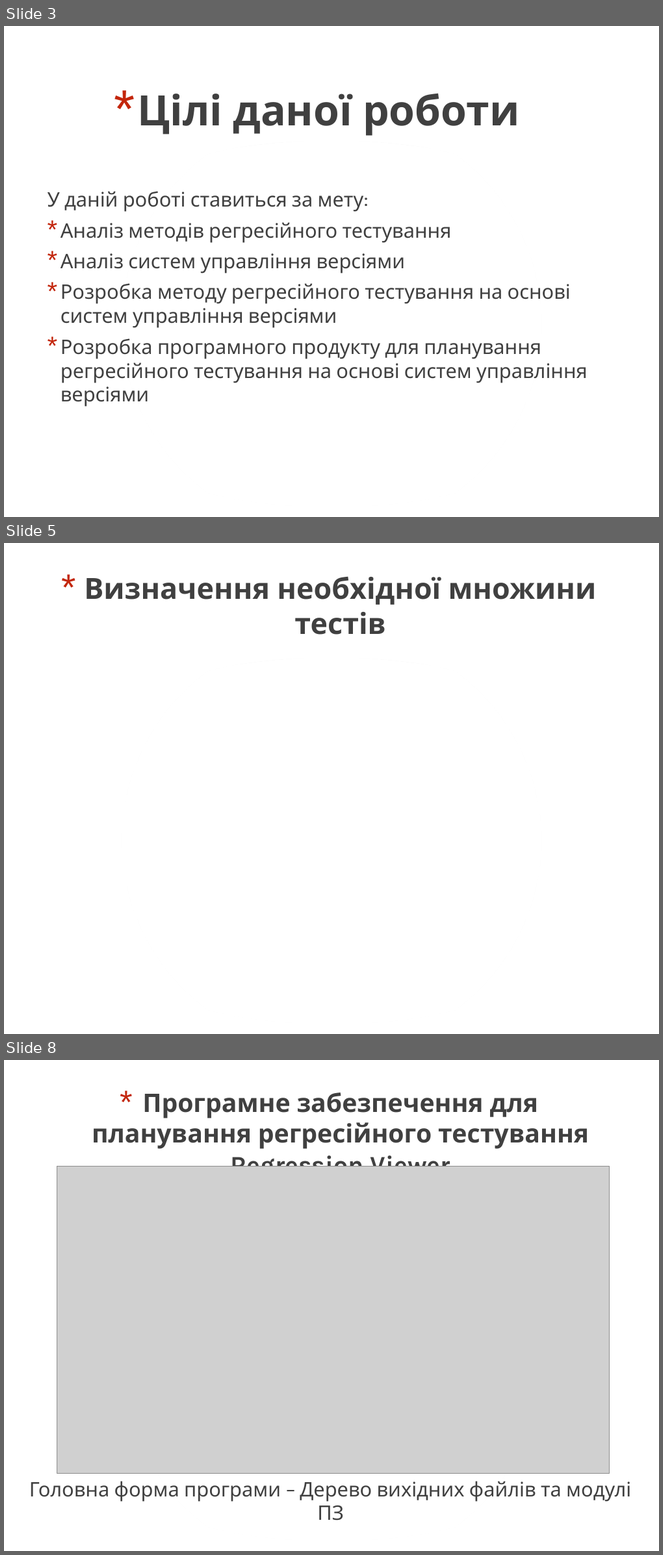
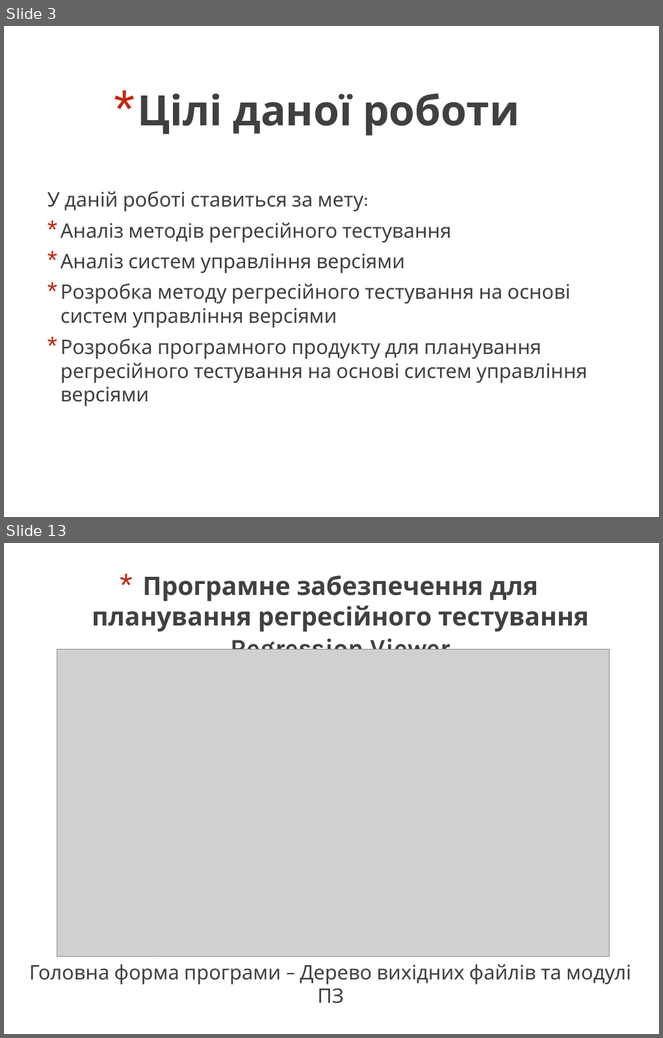
Before and after one commit to asdanilenk/Bakalavr, a slide deck: Diplom.pptx. Shown one above the other, each under a label of ours: slides 3, 5 and 8 before the commit, slides 3 and 13 after it; the slides between them are not shown. The pictures are 663x1555 and 663x1038 pixels, drawn with LibreOffice and Linux fonts; fonts in the diff are those of the drawing; grey boxes stand for pictures. Boxes give left, top, right and bottom in pixels: in the first picture for what was removed or moved away, otherwise in the second. Text is boxed around its words. In the diff, an @@ line names an element or a change of style, - is before the commit and + after.

```diff
--- a/Diplom.pptx
+++ b/Diplom.pptx
@@ slide 5 removed at (4,543,659,1034), background #FFFFFF; not listed: 4 template elements that a slide beside it also shows @@
@@ title removed at (84,577,597,635) @@
-* Визначення необхідної множини тестів
@@ what was slide 8 is now slide 13 @@
```
Also in this commit, not shown: 4 slides changed, 7 slides added, 2 other slides removed, 12 other files.
